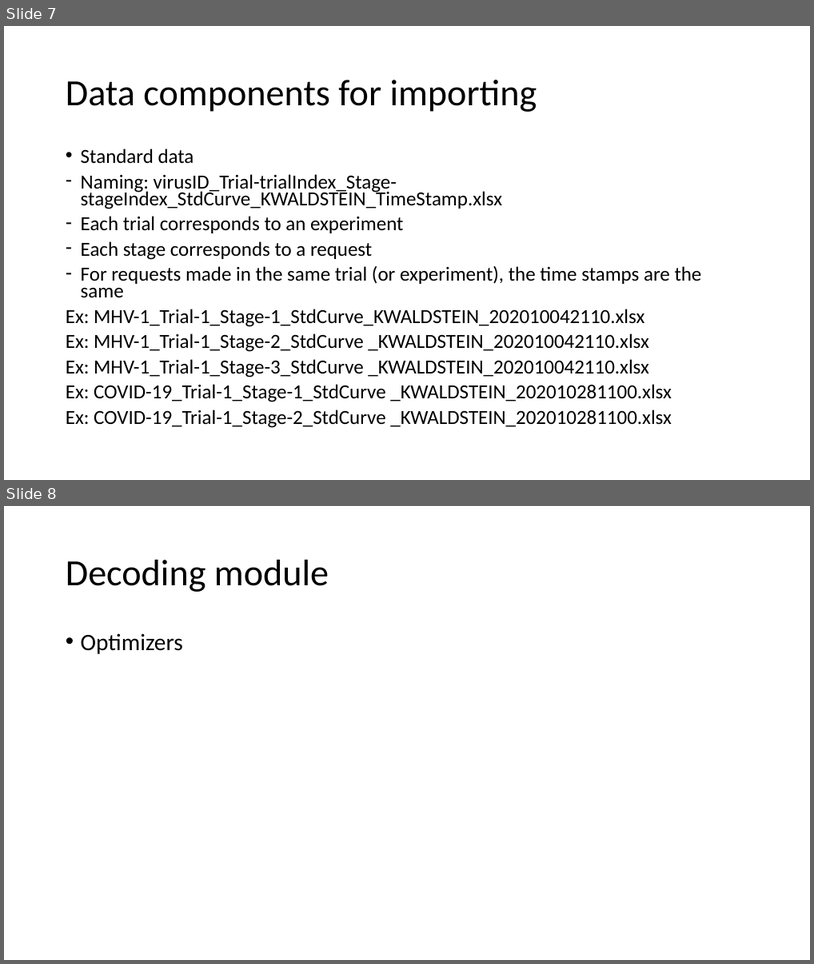
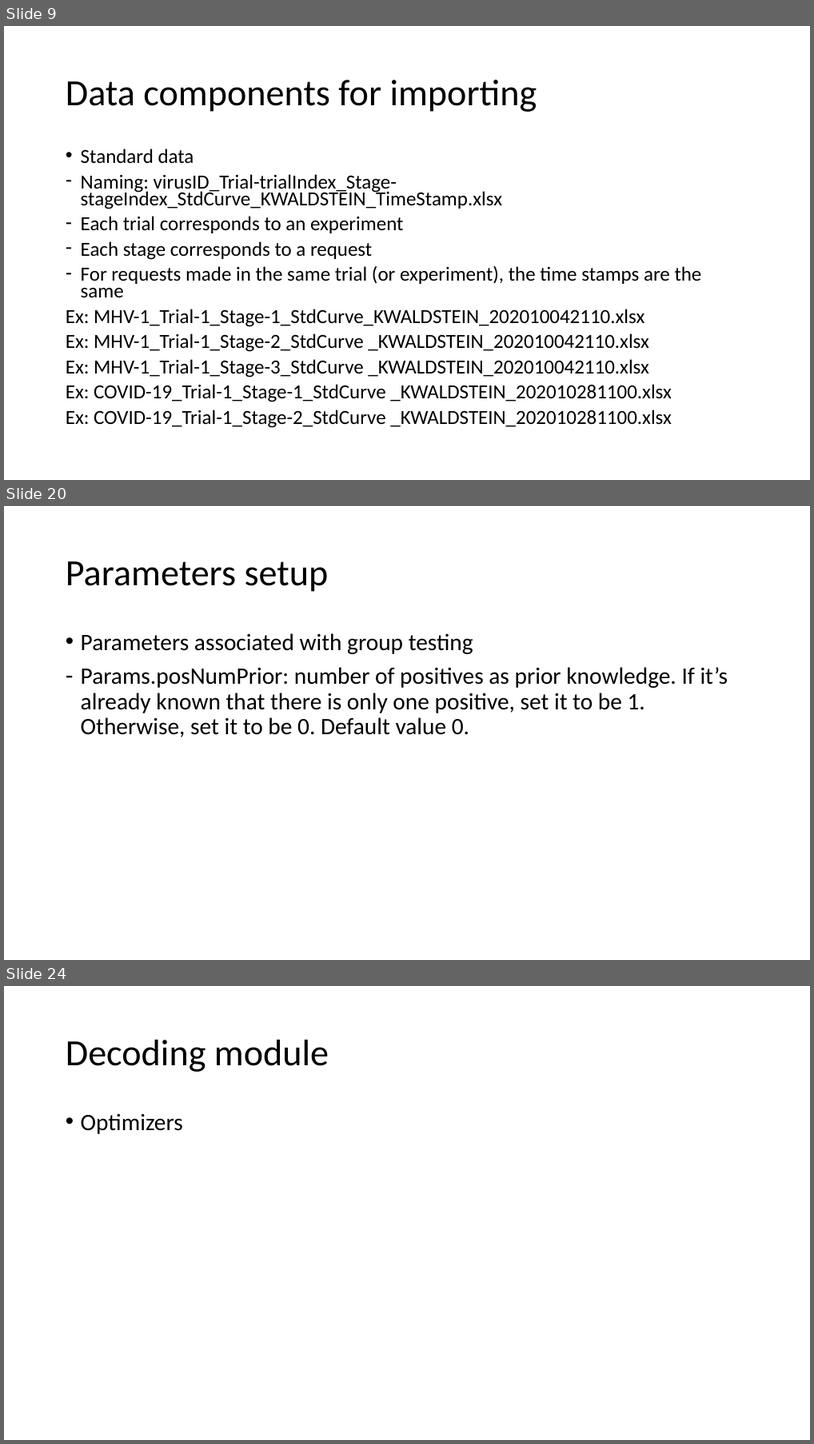
Before and after one commit to JAMES-YI/00_CS_Virus_Testing, a slide deck: 00_System_Architectures_JYI_20201122.pptx. Shown one above the other, each under a label of ours: slides 7 and 8 before the commit, slides 9, 20 and 24 after it; the slides between them are not shown. The pictures are 814x964 and 814x1444 pixels, drawn with LibreOffice and Linux fonts; fonts in the diff are those of the drawing. Boxes give left, top, right and bottom in pixels: in the first picture for what was removed or moved away, otherwise in the second. Text is boxed around its words. In the diff, an @@ line names an element or a change of style, - is before the commit and + after.

```diff
--- a/00_System_Architectures_JYI_20201122.pptx
+++ b/00_System_Architectures_JYI_20201122.pptx
@@ slide 20 added at [4,506,810,960], background #FFFFFF @@
@@ title added at [66,561,329,592], 44 pt, text #000000 @@
+Parameters setup
@@ text added at [81,633,729,737], 28 pt, text #000000 @@
+• Parameters associated with group testing
+– Params.posNumPrior: number of positives as prior knowledge. If it’s already known that there is only one positive, set it to be 1. Otherwise, set it to be 0. Default value 0.
@@ what was slide 7 is now slide 9 @@
@@ what was slide 8 is now slide 24 @@
```
Also in this commit, not shown: 15 other slides added, 52 other files.
